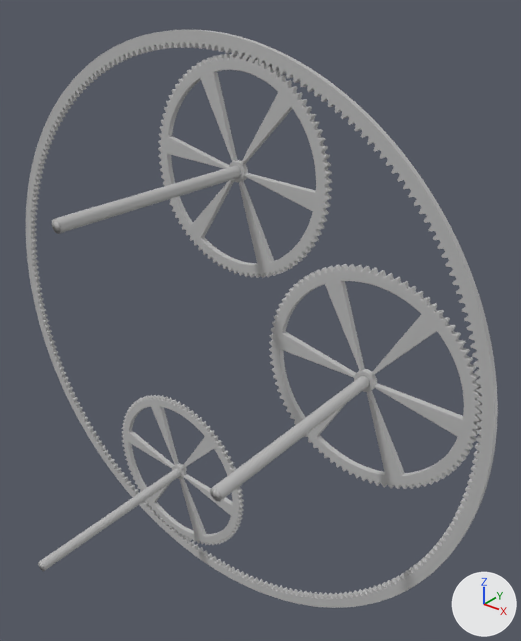
What one commit did to the FBX model virutalWatch/Assets/Models/scheibe_mitte.fbx.
The view is the same before and after, from a 50 mm lens placed at (2.08, -0.67, 13.15), pointed at (0.33, 1.53, 11.79). The axes (+X, +Y, +Z) are drawn at lower right. The lights are the same throughout. Where no turn or scale is listed for an object, it has been applied to the vertices.

The first picture shows 's_m_rad_1', 's_m_rad_2', 's_m_rad_3', 's_m_welle_1', 's_m_welle_2', 's_m_welle_3', 'scheibe_mitte'.
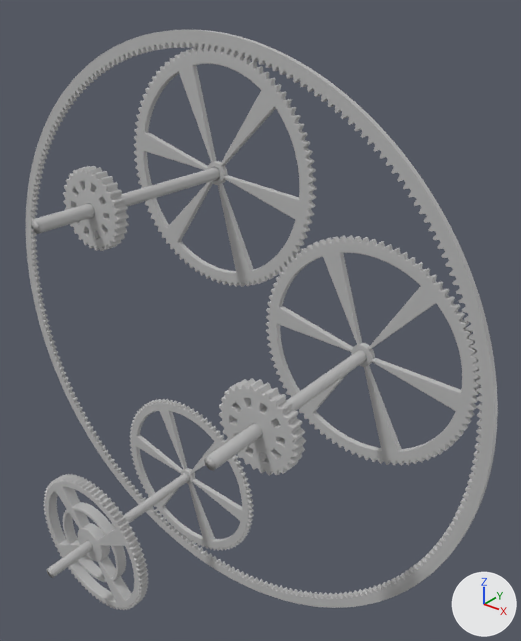
Where the newer file only moved an object's origin or applied its transform, the numbers keep the older frame.

Changed parts and their boxes [x1, y1, x2, y2] in the pictures (521 x 641 px):
's_m_rad_2', mesh turned: before [269, 264, 482, 489]; after [266, 235, 480, 466]
's_m_rad_3', reshaped (7% taller): before [158, 54, 332, 278]; after [134, 47, 317, 287]
's_m_rad_1', mesh moved: before [122, 395, 244, 545]; after [129, 399, 254, 551]
's_m_w1_rad_2', added: after [43, 474, 149, 610]
's_m_w2_rad_2', added: after [219, 378, 306, 475]
's_m_welle_2', mesh moved: before [210, 376, 370, 501]; after [204, 350, 367, 471]
's_m_welle_3', mesh moved: before [52, 166, 241, 234]; after [31, 167, 220, 234]
's_m_w3_rad_2', added: after [63, 166, 129, 251]
's_m_welle_1', mesh moved: before [38, 464, 187, 571]; after [47, 469, 195, 578]

What the commit changed:
me_mesh_004 has 38 vertices, 48 faces and spans x -0.025..0.025, y -0.93..0.0, z -0.025..0.025.
me_mesh_004 is used by ob_s_m_welle_2; location (0.85, 1.58, 11.68).
me_mesh_004 part 4: the whole mesh is moved by (-0.02, 0.0, 0.11).
me_mesh_002 has 38 vertices, 48 faces and spans x -0.025..0.025, y -0.93..0.0, z -0.025..0.025.
me_mesh_002 is used by ob_s_m_welle_1; location (-0.255, 1.58, 10.7).
me_mesh_002 part 1: the whole mesh is moved by (0.065, 0.0, 0.0).
me_mesh_006 has 38 vertices, 48 faces and spans x -0.025..0.025, y -0.93..0.0, z -0.025..0.025.
me_mesh_006 is used by ob_s_m_welle_3; location (0.195, 1.58, 12.42).
me_mesh_006 part 5: the whole mesh is moved by (-0.115, 0.0, -0.025).
me_mesh_003 has 4632 vertices, 4644 faces and spans x -0.48..0.48, y -0.013..0.013, z -0.48..0.48.
me_mesh_003 is used by ob_s_m_rad_2; location (0.85, 1.545, 11.68).
me_mesh_003 part 2: the whole mesh is turned 0.8 degrees about the y axis through its middle, then moved by (-0.02, 0.0, 0.11).
me_mesh_005 has 4632 vertices, 4644 faces and spans x -0.449..0.449, y -0.013..0.013, z -0.449..0.449.
me_mesh_005 is used by ob_s_m_rad_3; location (0.195, 1.546, 12.42).
me_mesh_005 part 6: the whole mesh is multiplied about its middle by the matrix ((1.099, 0.0, 0.038), (0.0, 1.0, 0.0), (-0.038, 0.0, 1.099)), then moved by (-0.115, 0.0, -0.025).
me_mesh_001 has 4632 vertices, 4644 faces and spans x -0.449..0.449, y -0.013..0.013, z -0.449..0.449.
me_mesh_001 is used by ob_s_m_rad_1; location (-0.255, 1.546, 10.7).
me_mesh_001 part 3: the whole mesh is moved by (0.065, 0.0, 0.0).
Mesh me_mesh_003_1 is new.
It has 5312 vertices, 5328 faces and spans x -0.352..0.352, y -0.025..0.025, z -0.352..0.352.
It uses material mat_lambert1 (grey #bcbcbc).
Mesh me_mesh_009 is new.
It has 1560 vertices, 1580 faces and spans x -0.148..0.148, y -0.025..0.025, z -0.147..0.147.
It uses material mat_lambert1 (grey #bcbcbc).
Mesh me_mesh_006_1 is new.
It has 1560 vertices, 1580 faces and spans x -0.166..0.166, y -0.025..0.025, z -0.166..0.166.
It uses material mat_lambert1 (grey #bcbcbc).
Object 's_m_w1_rad_2' (ob_s_m_w1_rad_2) is new; it shows me_mesh_003_1.
Its location is (-0.19, 0.9, 10.7).
Object 's_m_w3_rad_2' (ob_s_m_w3_rad_2) is new; it shows me_mesh_009.
Its location is (0.08, 0.9, 12.395).
Object 's_m_w2_rad_2' (ob_s_m_w2_rad_2) is new; it shows me_mesh_006_1.
Its location is (0.83, 0.9, 11.79).
